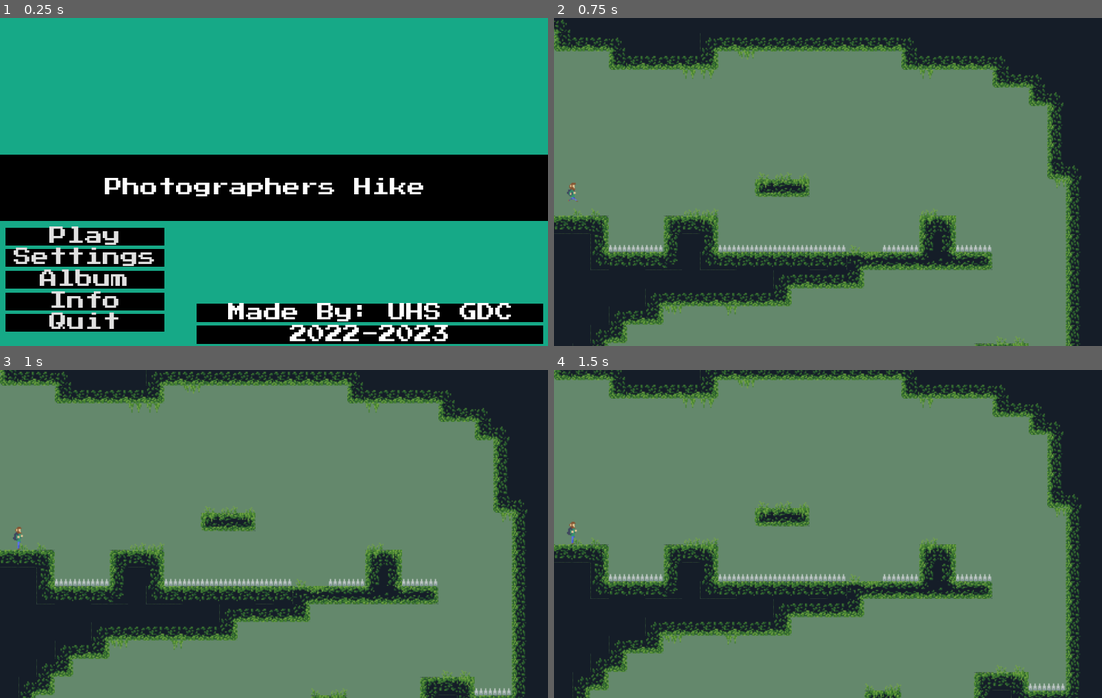
Above: before the commit, frames 1-4 (two rows, left to right).
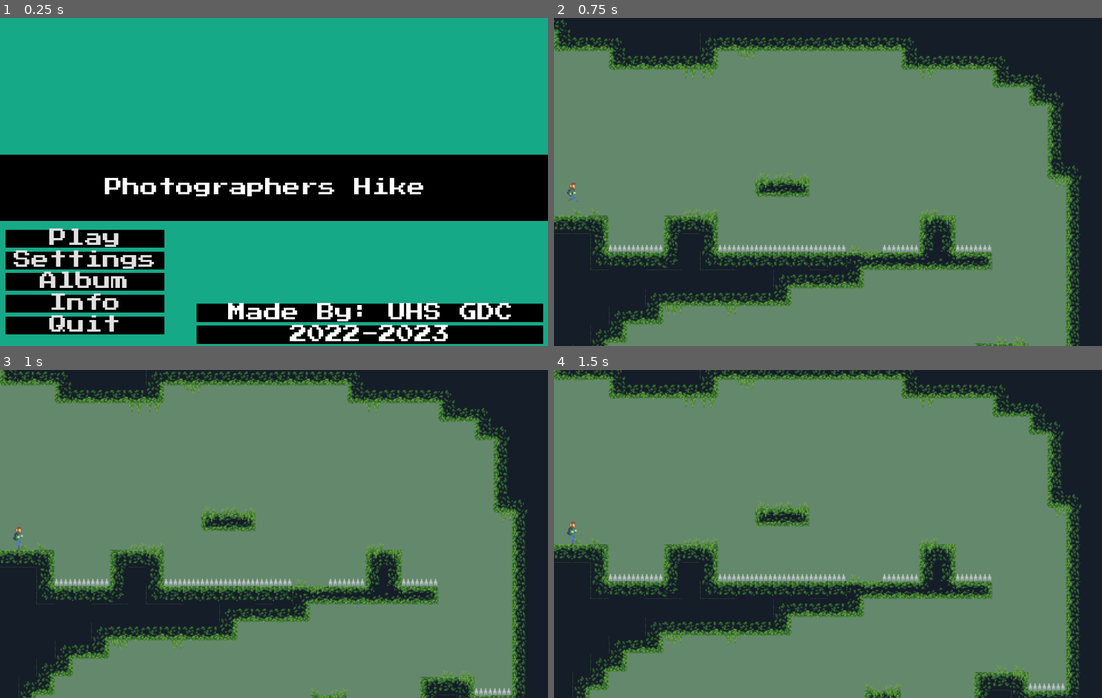
Above: after the commit, the same moments.

Repository: UHSGDC/Photographers-Hike
Game: Godot game, scene res://Game.tscn
The game is run twice, just before and just after one commit, with the same random seed, the same clock (stepped at 60 frames per second) and the same inputs. The engine's default icon, where the game draws it, is replaced by a stand-in: a white triangle on a blue panel in a dark square.
Inputs (mouse positions are in pixels of both pictures, inside the frame that each line leads up to):
- Up to frame 1 (0.25 s): no input
- Up to frame 2 (0.75 s): click "Play" at 0.5 s
- Up to frame 3 (1 s): no input
- Up to frame 4 (1.5 s): tap Enter at 1.25 s; move the mouse to (948, 517) at 1.27 s; hold Right (menu_right) from 1.28 s (still down); hold Ctrl (interact) from 1.28 s (still down); click (948, 517) at 1.42 s

The runs differ from the first frame. In frame 1, 3.5% of the frame differs, in the area x 1-30%, y 63-97%; in frame 2, nothing differs; in frame 3, nothing differs; in frame 4, nothing differs.

Commit message:
Quit button is deleted for web

Diff:
--- a/PhotographersHike/Menus/MainMenu.tscn
+++ b/PhotographersHike/Menus/MainMenu.tscn
@@ -1,6 +1,7 @@
-[gd_scene load_steps=13 format=2]
+[gd_scene load_steps=14 format=2]
 
 [ext_resource path="res://Fonts/PressStart2P-Regular.ttf" type="DynamicFontData" id=1]
+[ext_resource path="res://Menus/Quit.gd" type="Script" id=2]
 [ext_resource path="res://Menus/MainMenu.gd" type="Script" id=6]
 
 [sub_resource type="DynamicFont" id=1]
@@ -58,7 +59,8 @@
 margin_left = 3.0
 margin_top = 182.0
 margin_right = 142.0
-margin_bottom = 286.0
+margin_bottom = 278.0
+alignment = 1
 
 [node name="Play" type="Button" parent="Menu Options"]
 show_behind_parent = true
@@ -99,6 +101,7 @@
 custom_fonts/font = SubResource( 9 )
 custom_styles/normal = SubResource( 10 )
 text = "Quit"
+script = ExtResource( 2 )
 
 [node name="Game Title" type="Label" parent="."]
 margin_left = -12.0
--- /dev/null
+++ b/PhotographersHike/Menus/Quit.gd
@@ -0,0 +1,5 @@
+extends Button
+
+func _ready() -> void:
+	if OS.has_feature("web"):
+		queue_free()
